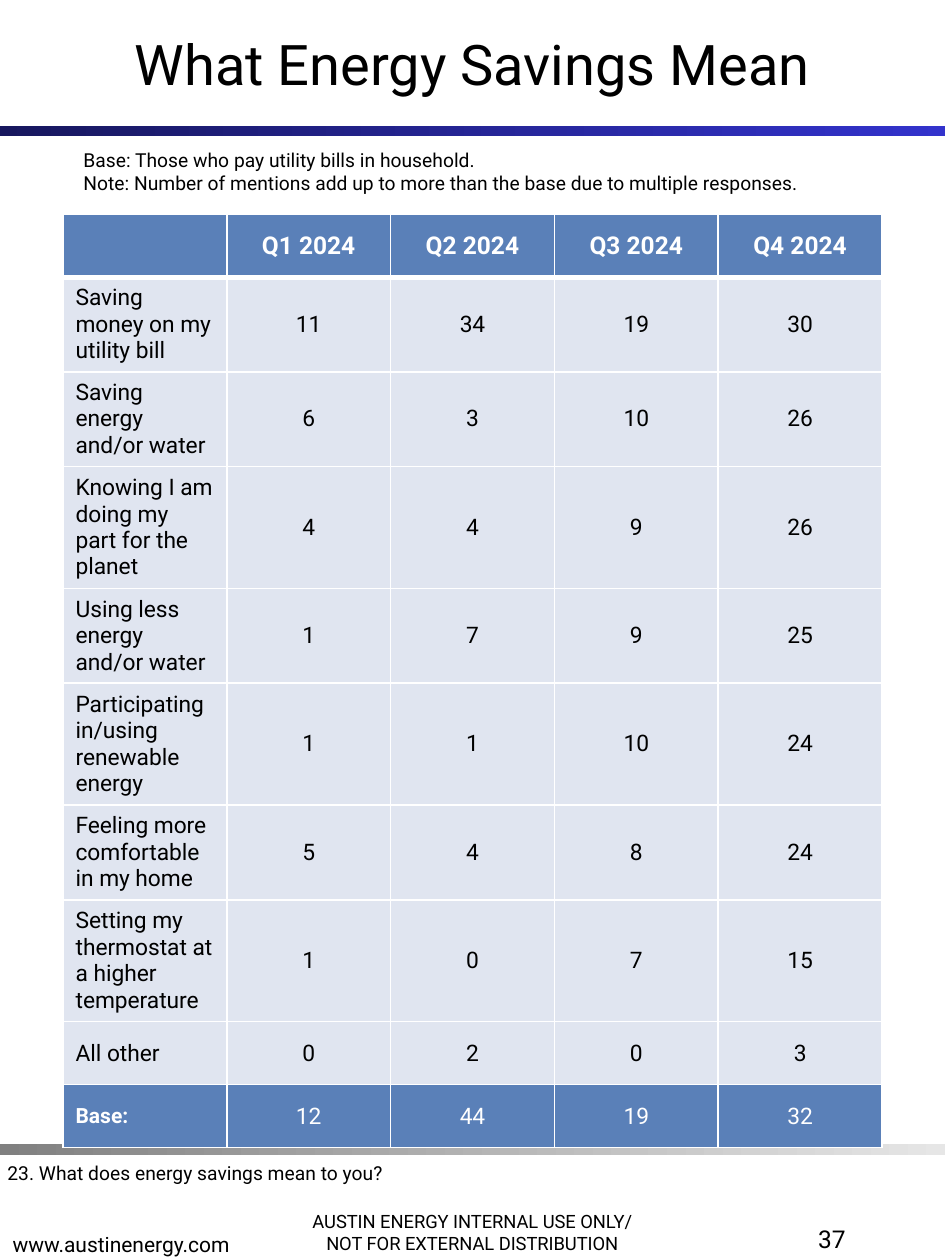
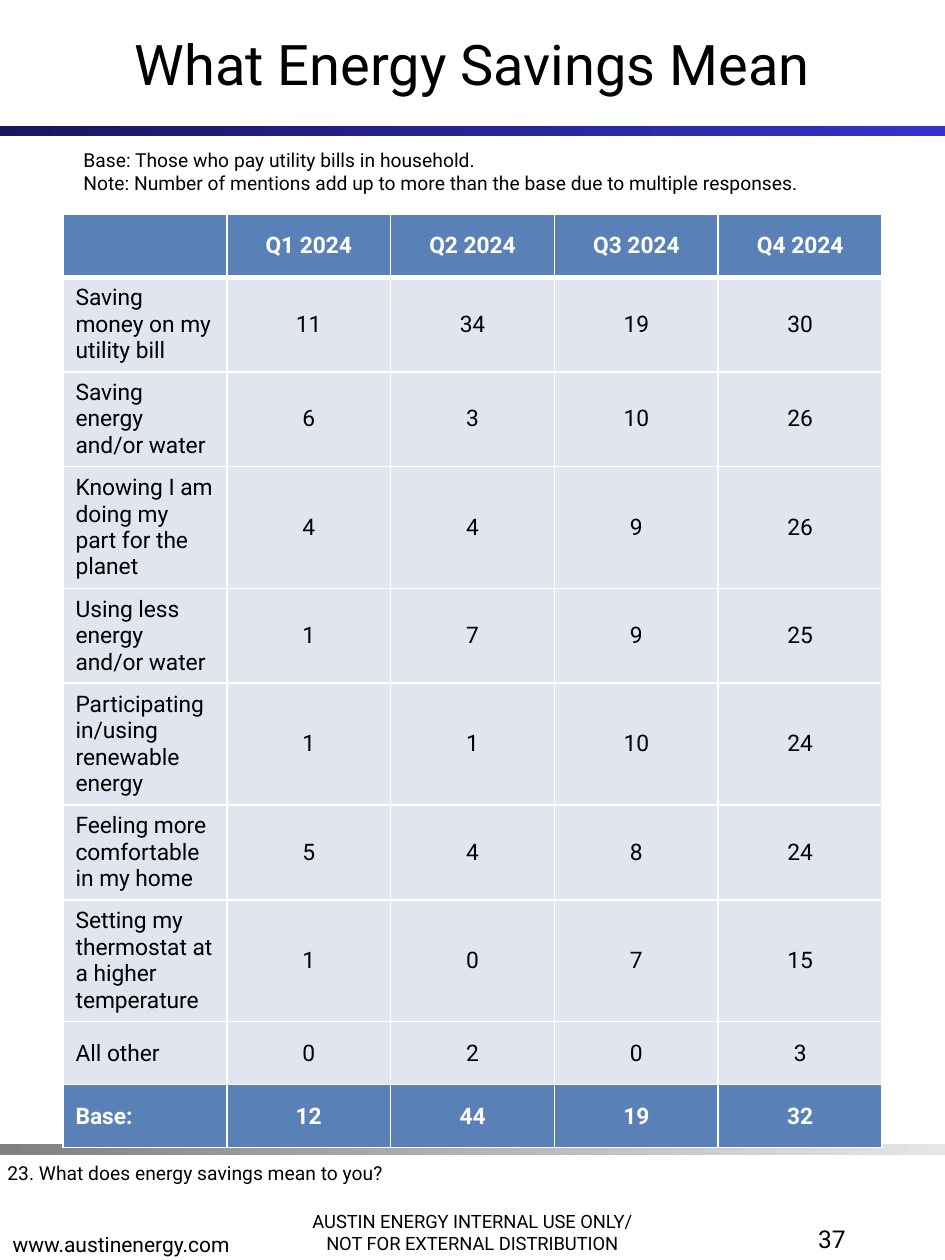
Before and after one commit to jellohead/AE_LIW_automation, a slide deck: slide 37 of src/AE_LIW_automation/output/AE_LIW_updated.pptx. Drawn at 945x1260 pixels with LibreOffice and Linux fonts; fonts in the diff are those of the drawing; background and template pictures are left out. Boxes give left, top, right and bottom in pixels: in the first picture for what was removed or moved away, otherwise in the second. Text is boxed around its words. In the diff, an @@ line names an element or a change of style, - is before the commit and + after.

```diff
--- a/src/AE_LIW_automation/output/AE_LIW_updated.pptx
+++ b/src/AE_LIW_automation/output/AE_LIW_updated.pptx
@@ table at (63, 214, 882, 1128) @@
@@ size 14 to 13 pt in "Q1 2024", "Q2 2024", "Q3 2024", "Q4 2024" @@
@@ size 12 to 13 pt in "Base:" @@
@@ bold on in "12", "44", "19", "32" @@
```
Also in this commit, not shown: 1 other slide changed, 4 other files.
